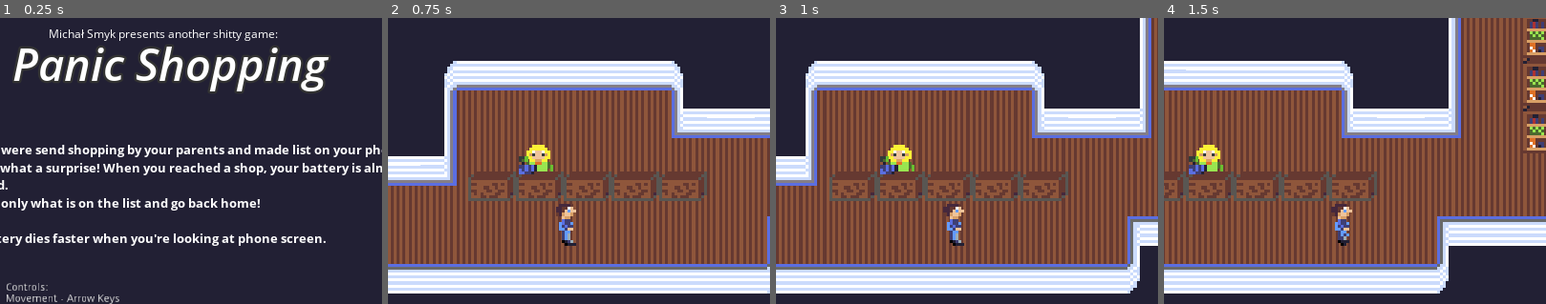
Above: before the commit, frames 1-4 (left to right).
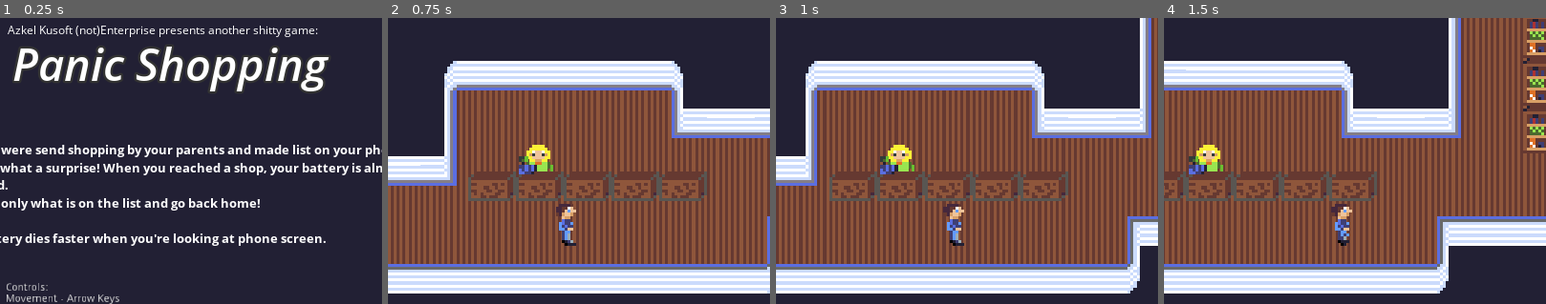
Above: after the commit, the same moments.

Repository: Azkel/LD46Game
Game: Godot game, scene res://scenes/levels/StartScene.tscn
Same seed, same stepped clock (60 frames per second), same inputs: the game is played once before the commit and once after it.
Inputs:
- Up to frame 1 (0.25 s): no input
- Up to frame 2 (0.75 s): tap Space (ui_select) at 0.5 s; hold Right (ui_right) from 0.53 s (still down)
- Up to frame 3 (1 s): keep holding Right (ui_right); tap Enter (ui_accept) at 0.77 s
- Up to frame 4 (1.5 s): release Right (ui_right) at 1.28 s; hold Down (ui_down) from 1.28 s (still down)
The pictures show only the part of the screen within x 26-76%, y 14-64%; the shares and areas given below are measured in that part.

The runs differ from the first frame. In frame 1, 1.4% of the frame differs, in the area x 2-84%, y 2-8%; in frame 2, nothing differs; in frame 3, nothing differs; in frame 4, nothing differs.

Commit message:
Start screen changed

Diff:
--- a/scenes/levels/StartScene.tscn
+++ b/scenes/levels/StartScene.tscn
@@ -70,12 +70,12 @@
 }
 
 [node name="RichTextLabel4" type="RichTextLabel" parent="."]
-margin_left = -178.02
-margin_top = -268.51
-margin_right = 348.98
-margin_bottom = -168.51
+margin_left = -232.02
+margin_top = -273.51
+margin_right = 294.98
+margin_bottom = -173.51
 custom_fonts/normal_font = SubResource( 3 )
-text = "Michał Smyk presents another shitty game:"
+text = "Azkel Kusoft (not)Enterprise presents another shitty game:"
 __meta__ = {
 "_edit_use_anchors_": false
 }
